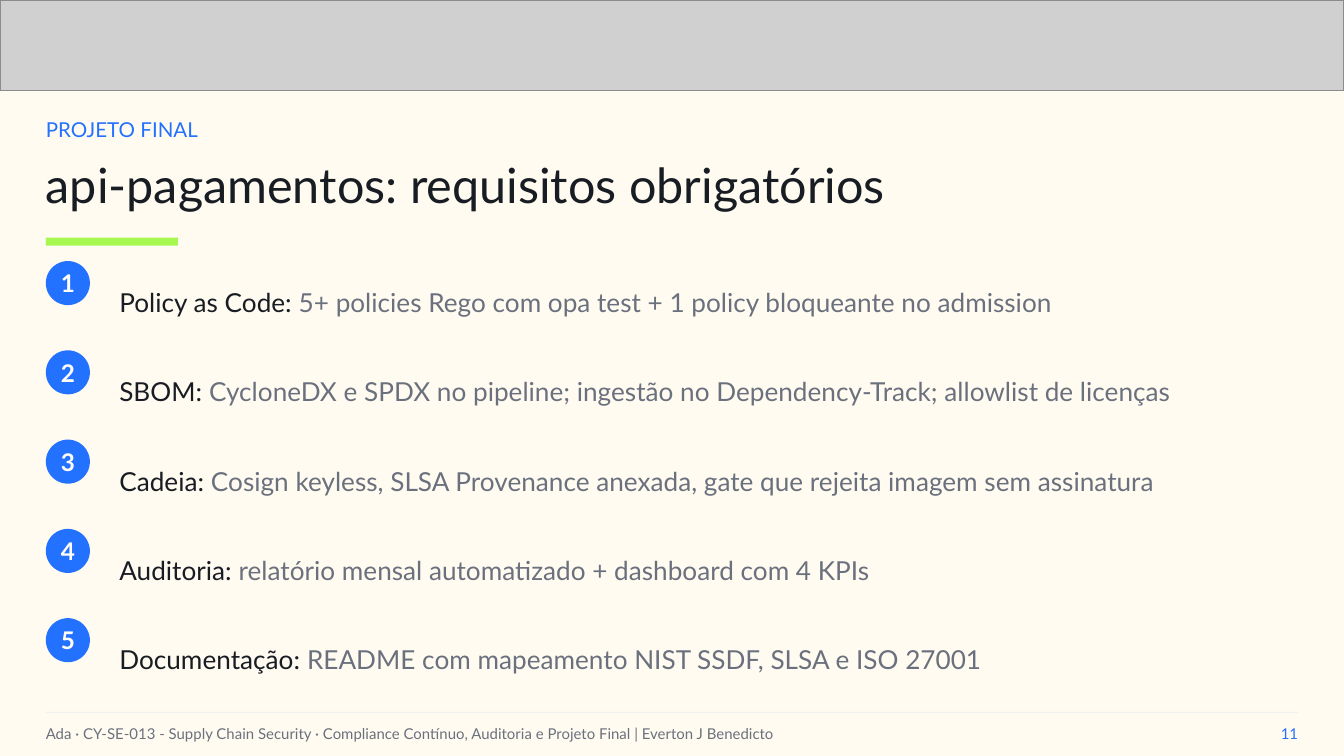
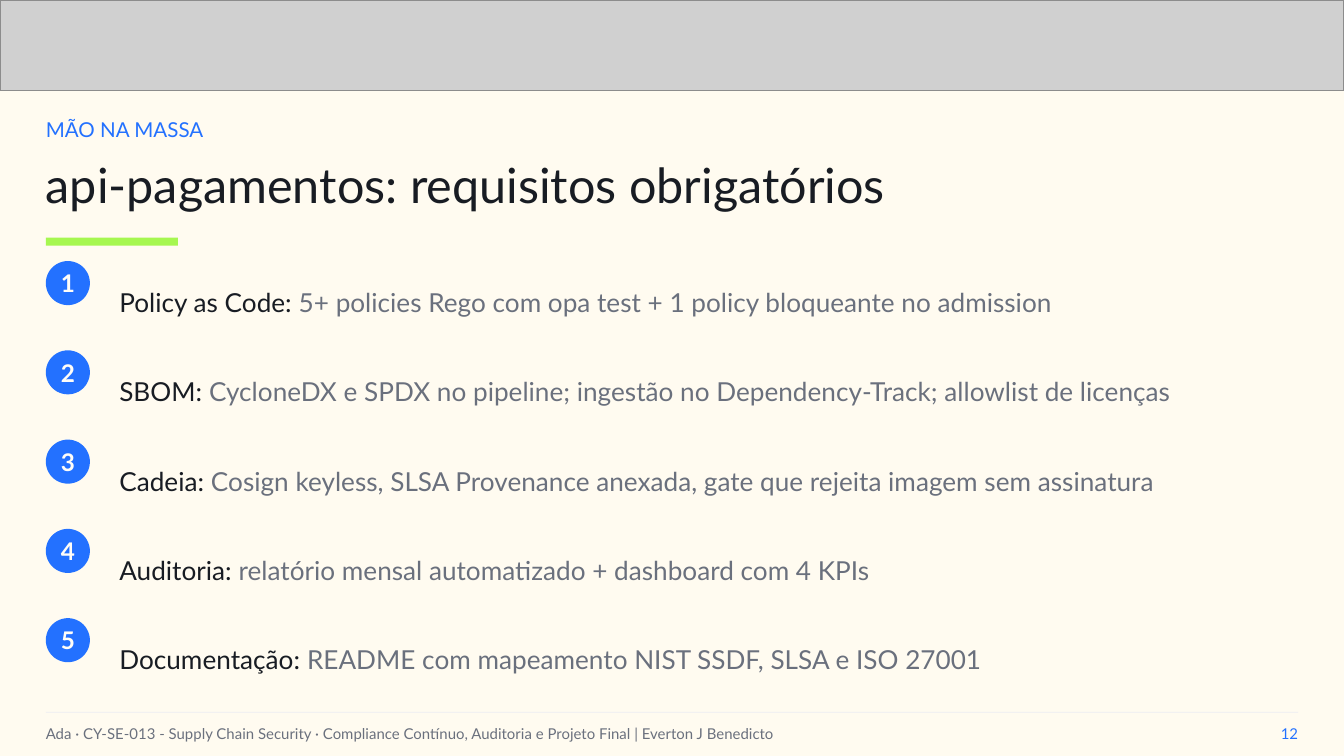
Before and after one commit to everton-dev/AdaTech.Aulas, a slide deck: slide 12 of CY-SE-013 - Supply Chain Security/slides/Aula_08_Compliance_Continuo_Auditoria_e_Projeto_Final.pptx (slide 11 before the commit). Drawn at 1344x756 pixels with LibreOffice and Linux fonts; fonts in the diff are those of the drawing; grey boxes stand for pictures. Boxes give left, top, right and bottom in pixels: in the first picture for what was removed or moved away, otherwise in the second. Text is boxed around its words. In the diff, an @@ line names an element or a change of style, - is before the commit and + after.

```diff
--- a/CY-SE-013 - Supply Chain Security/slides/Aula_08_Compliance_Continuo_Auditoria_e_Projeto_Final.pptx
+++ b/CY-SE-013 - Supply Chain Security/slides/Aula_08_Compliance_Continuo_Auditoria_e_Projeto_Final.pptx
@@ text at [46,119,203,137]: text changed @@
-PROJETO FINAL
+MÃO NA MASSA
@@ text at [1281,728,1298,739]: text changed @@
-11
+12
```
Also in this commit, not shown: 9 other slides changed, 1 slide added, 1 slide removed, 4 other files.
